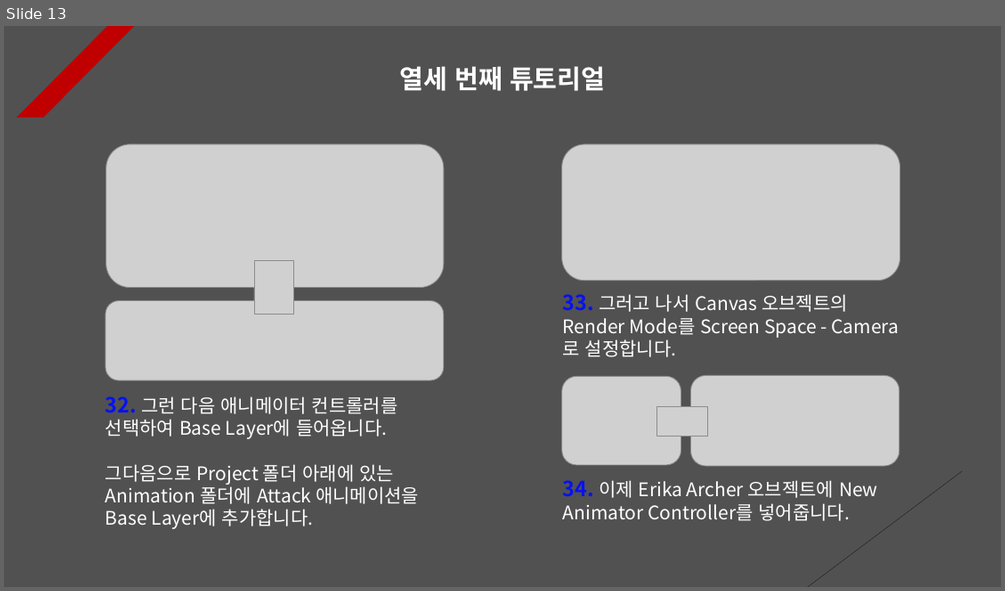
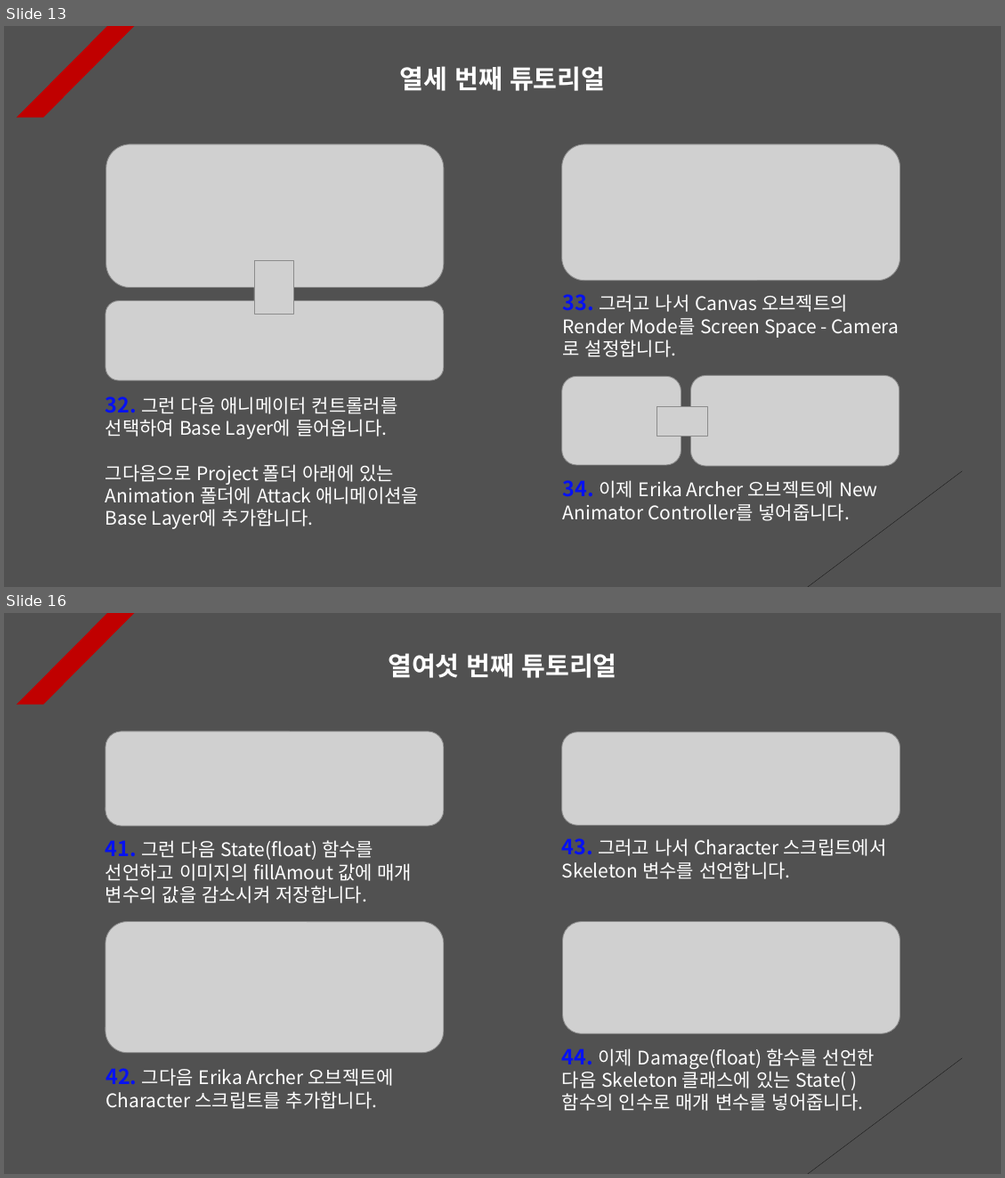
Before and after one commit to Unity2033/3D-UnityEngine, a slide deck: Assets/Animation Retargeting/PPT Data/Animation Retargeting Example.pptx. Shown one above the other, each under a label of ours: slide 13 before the commit, slides 13 and 16 after it; the slides between them are not shown. The pictures are 1005x591 and 1005x1178 pixels, drawn with LibreOffice and Linux fonts; fonts in the diff are those of the drawing; grey boxes stand for pictures. Boxes give left, top, right and bottom in pixels: in the first picture for what was removed or moved away, otherwise in the second. Text is boxed around its words. In the diff, an @@ line names an element or a change of style, - is before the commit and + after.

```diff
--- a/Assets/Animation Retargeting/PPT Data/Animation Retargeting Example.pptx
+++ b/Assets/Animation Retargeting/PPT Data/Animation Retargeting Example.pptx
@@ slide 16 added at [4,613,1001,1174], background #515151; not listed: 2 template elements that a slide beside it also shows @@
@@ text added at [388,653,616,678], 25 pt, text #FFFFFF, bold @@
+열여섯 번째 튜토리얼
@@ picture added at [105,731,444,826] @@
@@ picture added at [562,732,900,825] @@
@@ text added at [105,840,413,903], 18 pt, text #FFFFFF @@
+41. 그런 다음 State(float) 함수를 선언하고 이미지의 fillAmout 값에 매개 변수의 값을 감소시켜 저장합니다.
@@ text added at [562,838,886,879], 18 pt, text #FFFFFF @@
+43. 그러고 나서 Character 스크립트에서 Skeleton 변수를 선언합니다.
@@ picture added at [105,922,444,1053] @@
@@ picture added at [563,922,900,1034] @@
@@ text added at [562,1048,874,1111], 18 pt, text #FFFFFF @@
+44. 이제 Damage(float) 함수를 선언한 다음 Skeleton 클래스에 있는 State( ) 함수의 인수로 매개 변수를 넣어줍니다.
@@ text added at [105,1068,395,1109], 18 pt, text #FFFFFF @@
+42. 그다음 Erika Archer 오브젝트에 Character 스크립트를 추가합니다.
```
Also in this commit, not shown: 1 slide changed, 5 other slides added, 4 other files.
